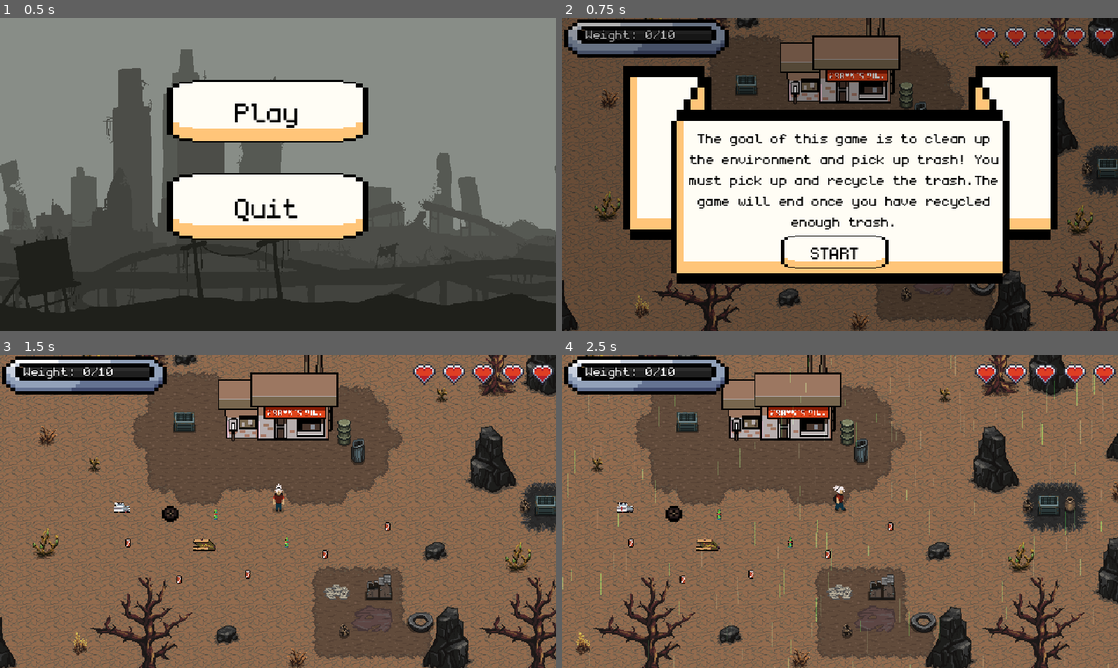
Above: before the commit, frames 1-4 (two rows, left to right).
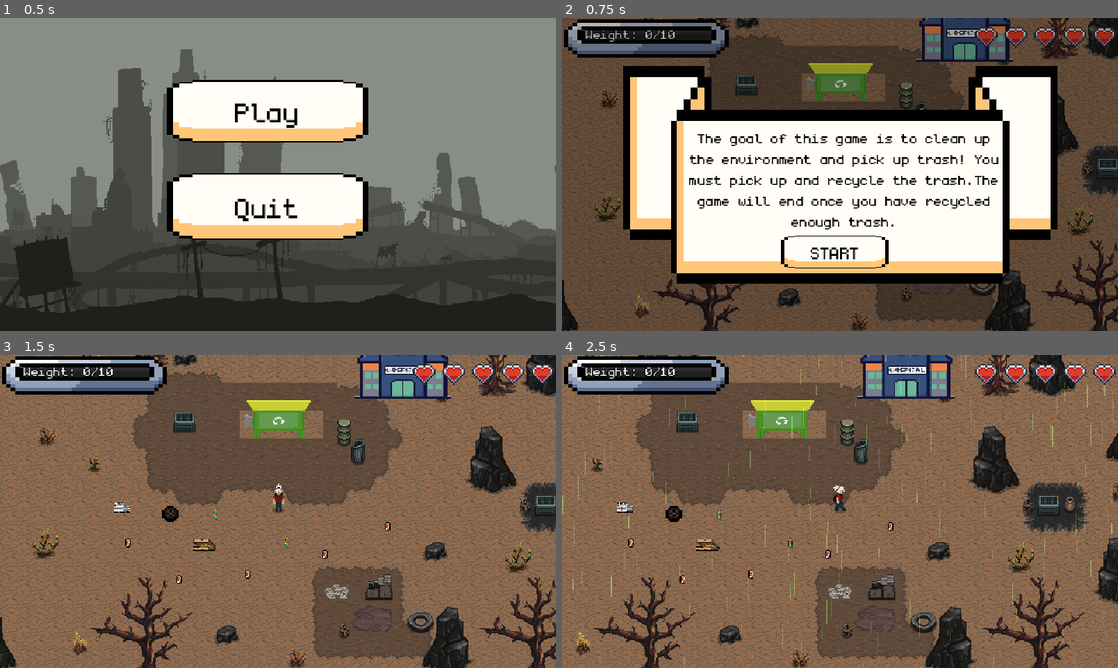
Above: after the commit, the same moments.

Repository: Sk1T/JeuDePolution
Game: Godot game, scene res://scene/menu.tscn
The game is run twice, just before and just after one commit, with the same random seed, the same clock (stepped at 60 frames per second) and the same inputs.
Inputs (mouse positions are in pixels of both pictures, inside the frame that each line leads up to):
- Up to frame 1 (0.5 s): no input
- Up to frame 2 (0.75 s): click "Play" at 0.5 s
- Up to frame 3 (1.5 s): click "START" at 1.25 s
- Up to frame 4 (2.5 s): move the mouse to (962, 495) at 2.02 s; hold D (move_right) from 2.03 s (still down); hold E (interact) from 2.03 s (still down)

Frame 1 is identical in both runs. In frame 2, 5.6% of the frame differs, in the area x 39-82%, y 0-28%; in frame 3, 6.1%; in frame 4, 7.7%, in the area x 0-99%, y 0-100%.

Commit message:
added hospital, updated station texture, added animation and sounds, fixed bags

Diff:
--- a/scene/Level/level.tscn
+++ b/scene/Level/level.tscn
@@ -11,6 +11,7 @@
 [ext_resource type="PackedScene" uid="uid://58ajl6dsbnl3" path="res://scene/Trashe/box_of_pizza.tscn" id="8_x1t36"]
 [ext_resource type="PackedScene" uid="uid://5p4v47oal6ha" path="res://scene/Trashe/glass_bottle.tscn" id="9_dvklh"]
 [ext_resource type="PackedScene" uid="uid://djnubjkl0rtex" path="res://scene/pause_menu.tscn" id="11_8556h"]
+[ext_resource type="PackedScene" uid="uid://ck215yqus7gpx" path="res://scene/hospital.tscn" id="12_vkrr0"]
 
 [sub_resource type="TileSetAtlasSource" id="TileSetAtlasSource_d8v34"]
 8:0/0 = 0
@@ -1484,36 +1485,39 @@
 ui_node = NodePath("../WeightUI")
 
 [node name="Station" parent="." instance=ExtResource("3_1kjik")]
-position = Vector2(570, 290)
+position = Vector2(577, 286)
 
 [node name="Trashe" parent="." instance=ExtResource("4_jq2h6")]
-position = Vector2(399, 408)
+position = Vector2(161, 465)
 
 [node name="Trashe2" parent="." instance=ExtResource("4_jq2h6")]
-position = Vector2(458, 450)
+position = Vector2(229, 385)
 
 [node name="Trashe3" parent="." instance=ExtResource("4_jq2h6")]
-position = Vector2(537, 444)
+position = Vector2(638, 570)
 
 [node name="Trashe4" parent="." instance=ExtResource("4_jq2h6")]
-position = Vector2(626, 421)
+position = Vector2(721, 584)
 
 [node name="Trashe5" parent="." instance=ExtResource("4_jq2h6")]
-position = Vector2(698, 389)
+position = Vector2(906, 271)
 
 [node name="Tire" parent="." instance=ExtResource("6_rqlok")]
-position = Vector2(448, 375)
+position = Vector2(265, 368)
 
 [node name="Newspapers" parent="." instance=ExtResource("7_wfrxm")]
-position = Vector2(392, 366)
+position = Vector2(178, 534)
 
 [node name="Box of pizza" parent="." instance=ExtResource("8_x1t36")]
-position = Vector2(487, 410)
+position = Vector2(293, 501)
 
 [node name="Glass_bottle" parent="." instance=ExtResource("9_dvklh")]
-position = Vector2(500, 375)
+position = Vector2(278, 339)
 
 [node name="Glass_bottle2" parent="." instance=ExtResource("9_dvklh")]
-position = Vector2(582, 407)
+position = Vector2(496, 578)
 
 [node name="PauseMenu" parent="." instance=ExtResource("11_8556h")]
+
+[node name="Hospital" parent="." instance=ExtResource("12_vkrr0")]
+position = Vector2(722, 240)
--- a/scene/Level/level_1.tscn
+++ b/scene/Level/level_1.tscn
@@ -13,6 +13,7 @@
 [ext_resource type="PackedScene" uid="uid://58ajl6dsbnl3" path="res://scene/Trashe/box_of_pizza.tscn" id="8_x1t36"]
 [ext_resource type="PackedScene" uid="uid://5p4v47oal6ha" path="res://scene/Trashe/glass_bottle.tscn" id="9_dvklh"]
 [ext_resource type="PackedScene" uid="uid://djnubjkl0rtex" path="res://scene/pause_menu.tscn" id="11_8556h"]
+[ext_resource type="PackedScene" uid="uid://ck215yqus7gpx" path="res://scene/hospital.tscn" id="14_ljpk7"]
 
 [sub_resource type="TileSetAtlasSource" id="TileSetAtlasSource_d8v34"]
 texture = ExtResource("2_bfyji")
@@ -1527,7 +1528,7 @@
 
 [node name="PolutionArea" parent="." instance=ExtResource("6_8ihkr")]
 z_index = 1
-position = Vector2(-37, 7)
+position = Vector2(-25, 9)
 
 [node name="Exit" type="Area2D" parent="."]
 position = Vector2(574, 638)
@@ -1535,3 +1536,6 @@
 
 [node name="CollisionShape2D" type="CollisionShape2D" parent="Exit"]
 shape = SubResource("RectangleShape2D_eehn0")
+
+[node name="Hospital" parent="." instance=ExtResource("14_ljpk7")]
+position = Vector2(730, 243)
--- a/scene/Player/player.gd
+++ b/scene/Player/player.gd
@@ -112,6 +112,9 @@
 		var target = area.get_parent()
 
 		if target.has_method("collect"): # Vérifie si l'objet peut être collecté
+			if not "weight" in target:
+				target.collect()
+				return
 			if current_weight + target.weight > max_weight:
 				print("Trop Lourd!!! Tout d'abord recycler les déchetes actuels")
 				return
@@ -149,6 +152,15 @@
 		if health <= 0:
 			die()
 
+func heal(amount: int) -> void:
+	if alive:
+		health += amount
+		if health > max_health:
+			health = max_health
+	PlayerStats.health = health
+	health_changed.emit(health)
+	print("ХП восстановлено! Текущее: ", health)
+
 func die() -> void:
 	alive = false
 	velocity = Vector2.ZERO
--- a/scene/Player/player.tscn
+++ b/scene/Player/player.tscn
@@ -377,7 +377,7 @@
 radius = 5.0
 height = 26.0
 
-[node name="Player" type="CharacterBody2D"]
+[node name="Player" type="CharacterBody2D" groups=["player"]]
 script = ExtResource("1_goyei")
 
 [node name="InteractionArea" type="Area2D" parent="."]
--- a/scene/Station/station.gd
+++ b/scene/Station/station.gd
@@ -2,12 +2,87 @@
 
 @export var goal_price: int = 100 # Combien faut-il collecter pour gagner
 var current_total: int = 0      # Quelle quantité a déjà été traitée
+@onready var recycle_icon = $RecycleSymbol
+@onready var recycle_sound = $RecycleSound
+@onready var empty_warning = $Attention
+var icon_start_y: float
+var is_showing_warning: bool = false
+var is_processing: bool = false
+
+func _ready() -> void:
+	if recycle_icon:
+		icon_start_y = recycle_icon.position.y
+		recycle_icon.modulate.a = 0
+
+		var tween_float = create_tween().set_loops()
+		tween_float.tween_property(recycle_icon, "position:y", icon_start_y - 10, 1.2).set_trans(Tween.TRANS_SINE)
+		tween_float.tween_property(recycle_icon, "position:y", icon_start_y, 1.2).set_trans(Tween.TRANS_SINE)
+
+func _process(_delta: float) -> void:
+	var player = get_tree().get_first_node_in_group("player")
+	if player and recycle_icon:
+		if player.current_weight > 0:
+			show_icon()
+		else:
+			hide_icon()
+
+func show_icon():
+	if recycle_icon.modulate.a < 1.0:
+		var t = create_tween()
+		t.tween_property(recycle_icon, "modulate:a", 1.0, 0.3)
+
+
+func hide_icon():
+	if recycle_icon.modulate.a > 0.0:
+		var t = create_tween()
+		t.tween_property(recycle_icon, "modulate:a", 0.0, 0.3)
+
+func show_empty_warning():
+	if is_showing_warning:
+		return
+	is_showing_warning = true
+
+	empty_warning.visible = true
+	empty_warning.modulate.a = 1.0
+
+	var start_pos = empty_warning.position
+	var tween = create_tween().set_parallel(true)
+
+	tween.tween_property(empty_warning, "position:y", start_pos.y - 40, 2.5).set_trans(Tween.TRANS_CUBIC).set_ease(Tween.EASE_OUT)
+	tween.tween_property(empty_warning, "modulate:a", 0.0, 2.0).set_delay(0.5)
+	tween.chain().tween_callback(func():
+		empty_warning.visible = false
+		empty_warning.position = start_pos
+		is_showing_warning = false
+	)
+
+func shake_station(duration: float):
+	var tween = create_tween()
+	var original_pos = position
+
+	for i in range(15):
+		var random_offset = Vector2(randf_range(-2, 2), randf_range(-2, 2))
+		tween.tween_property(self, "position", original_pos + random_offset, duration / 30.0)
+		tween.tween_property(self, "position", original_pos, duration / 30.0)
+	tween.finished.connect(func(): position = original_pos)
 
 func process_all_garbage(player):
+	if is_processing: return
+
+
 	# Si l'inventaire du joueur est vide
 	if player.inventory.size() == 0:
-		print("Vous n'avez aucun déchet à recycler !")
+		show_empty_warning()
 		return
+	is_processing = true
+	if recycle_sound:
+		recycle_sound.pitch_scale = randf_range(0.9, 1.1)
+		recycle_sound.play()
+	shake_station(3.0)
+	await get_tree().create_timer(3.0).timeout
+	if recycle_sound:
+		recycle_sound.stop()
+	is_processing = false
 	# On vide l'inventaire et on ajoute les points au score total
 	for item in player.inventory:
 		current_total += item["price"]
--- a/scene/Station/station.tscn
+++ b/scene/Station/station.tscn
@@ -1,13 +1,19 @@
-[gd_scene load_steps=5 format=3 uid="uid://b01y2nmcqb0oy"]
+[gd_scene load_steps=8 format=3 uid="uid://b01y2nmcqb0oy"]
 
-[ext_resource type="Texture2D" uid="uid://tu36163gai5j" path="res://scene/Station/Zombie-Tileset---_0225_Capa-226.png" id="1_2dift"]
 [ext_resource type="Script" path="res://scene/Station/station.gd" id="1_ofck5"]
+[ext_resource type="Texture2D" uid="uid://d3buhjbhvc6n5" path="res://scene/Station/Dirty Recycling Machine.png" id="2_5528u"]
+[ext_resource type="Texture2D" uid="uid://reve7k1ig8yx" path="res://scene/Station/360_F_646314471_NVf32PVnZdwMgvPEmRjMGHWbPLfbsOpQ.png" id="3_2nx0h"]
+[ext_resource type="AudioStream" uid="uid://c0srxih6ib6ju" path="res://Sounds/rabota_station.mp3" id="4_p0ks6"]
 
 [sub_resource type="RectangleShape2D" id="RectangleShape2D_kkm2r"]
-size = Vector2(117.5, 32.5)
+size = Vector2(61, 30.25)
 
 [sub_resource type="RectangleShape2D" id="RectangleShape2D_uqd3a"]
 size = Vector2(119, 25)
+
+[sub_resource type="AtlasTexture" id="AtlasTexture_saqln"]
+atlas = ExtResource("3_2nx0h")
+region = Rect2(89.0748, 46.8896, 192.486, 170.753)
 
 [node name="Station" type="Node2D"]
 script = ExtResource("1_ofck5")
@@ -15,7 +21,7 @@
 [node name="StaticBody2D" type="StaticBody2D" parent="."]
 
 [node name="CollisionShape2D" type="CollisionShape2D" parent="StaticBody2D"]
-position = Vector2(1, -19)
+position = Vector2(2.5, -17.875)
 shape = SubResource("RectangleShape2D_kkm2r")
 
 [node name="Area2D" type="Area2D" parent="."]
@@ -27,7 +33,24 @@
 shape = SubResource("RectangleShape2D_uqd3a")
 
 [node name="Sprite2D" type="Sprite2D" parent="."]
-position = Vector2(7, -3)
-scale = Vector2(1.5, 1.46667)
-texture = ExtResource("1_2dift")
+position = Vector2(1, -21)
+scale = Vector2(0.112656, 0.0732564)
+texture = ExtResource("2_5528u")
 offset = Vector2(0, -42)
+
+[node name="RecycleSymbol" type="Sprite2D" parent="."]
+position = Vector2(2, -81)
+scale = Vector2(0.208333, 0.208824)
+texture = SubResource("AtlasTexture_saqln")
+
+[node name="RecycleSound" type="AudioStreamPlayer2D" parent="."]
+stream = ExtResource("4_p0ks6")
+
+[node name="Attention" type="Label" parent="."]
+visible = false
+offset_left = -78.0
+offset_top = -67.0
+offset_right = 86.0
+offset_bottom = -50.0
+theme_override_font_sizes/font_size = 16
+text = "YOU HAVE NOTHING TO RECYCLE"
--- /dev/null
+++ b/scene/hospital.gd
@@ -0,0 +1,22 @@
+extends Node2D
+
+@export var heal_amount: int = 100
+
+@onready var heal_sound = $HealSound
+
+func _ready():
+	var tween = create_tween().set_loops()
+	var start_y = $Label.position.y
+
+	tween.tween_property($Label, "position:y", start_y - 10, 1.0).set_trans(Tween.TRANS_SINE)
+	tween.tween_property($Label, "position:y", start_y, 1.0).set_trans(Tween.TRANS_SINE)
+func collect():
+	var player = get_tree().get_first_node_in_group("player")
+
+	if player:
+
+		if player.health < player.max_health:
+			player.heal(heal_amount)
+
+			if heal_sound:
+				heal_sound.play()
--- /dev/null
+++ b/scene/hospital.tscn
@@ -0,0 +1,45 @@
+[gd_scene load_steps=6 format=3 uid="uid://ck215yqus7gpx"]
+
+[ext_resource type="Texture2D" uid="uid://dturt0if58ghs" path="res://Assets/pixel-art-hospital-building-304-png.webp" id="1_43lft"]
+[ext_resource type="Script" path="res://scene/hospital.gd" id="1_mkwmf"]
+[ext_resource type="AudioStream" uid="uid://bs3m8anlla4sj" path="res://Sounds/Heal.wav" id="3_jwb3b"]
+
+[sub_resource type="RectangleShape2D" id="RectangleShape2D_tic4y"]
+size = Vector2(99, 40)
+
+[sub_resource type="RectangleShape2D" id="RectangleShape2D_o3rqq"]
+size = Vector2(111, 28)
+
+[node name="Hospital" type="Node2D"]
+script = ExtResource("1_mkwmf")
+
+[node name="StaticBody2D" type="StaticBody2D" parent="."]
+
+[node name="CollisionShape2D" type="CollisionShape2D" parent="StaticBody2D"]
+position = Vector2(-13.5, -26)
+shape = SubResource("RectangleShape2D_tic4y")
+
+[node name="HospitalArea" type="Area2D" parent="."]
+collision_layer = 8
+collision_mask = 0
+
+[node name="CollisionShape2D" type="CollisionShape2D" parent="HospitalArea"]
+position = Vector2(-16.5, 12)
+shape = SubResource("RectangleShape2D_o3rqq")
+
+[node name="Sprite2D" type="Sprite2D" parent="."]
+position = Vector2(-15, -45)
+scale = Vector2(0.216607, 0.182857)
+texture = ExtResource("1_43lft")
+
+[node name="HealSound" type="AudioStreamPlayer2D" parent="."]
+stream = ExtResource("3_jwb3b")
+
+[node name="Label" type="Label" parent="."]
+offset_left = -63.0
+offset_top = -97.0
+offset_right = 37.0
+offset_bottom = -84.0
+theme_override_font_sizes/font_size = 16
+text = "YOU CAN HEAL HER"
+autowrap_mode = 3
Binary file added: Assets/pixel-art-hospital-building-304-png.webp
Not shown, added: Assets/pixel-art-hospital-building-304-png.webp.import
Not shown, added: Sounds/Heal.wav.import
Not shown, added: Sounds/rabota_station.mp3.import
Not shown: 1 places in scene/Level/level.tscn that only renumber resources
Not shown: 1 places in scene/Level/level_1.tscn that only renumber resources
Binary file added: scene/Station/360_F_646314471_NVf32PVnZdwMgvPEmRjMGHWbPLfbsOpQ.png
Not shown, added: scene/Station/360_F_646314471_NVf32PVnZdwMgvPEmRjMGHWbPLfbsOpQ.png.import
Binary file added: scene/Station/Dirty Recycling Machine.png
Not shown, added: scene/Station/Dirty Recycling Machine.png.import
Binary file added: scene/Station/pixel-art-7229628_1280.png
Not shown, added: scene/Station/pixel-art-7229628_1280.png.import
(and 4 more such lines)
